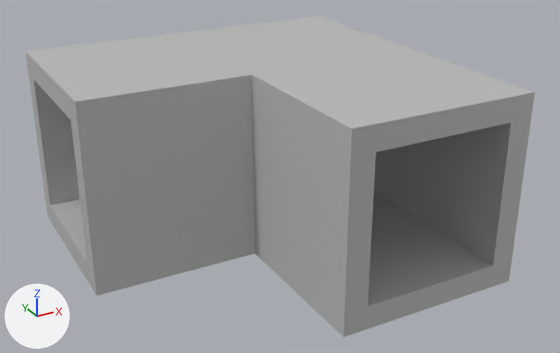
Renders of the FBX model Assets/Models/v1 basic shapes/top right hollow.fbx from each side of a commit.
Rendered twice from a 50 mm camera at (-4.14, 0.31, 4.79) aimed at (3.08, 13.43, -1.77). The lights are fixed; the arrows at lower left show +X, +Y and +Z. Where no turn or scale is listed for an object, it has been applied to the vertices.

Objects in the first picture: 'top_right_hollow'.
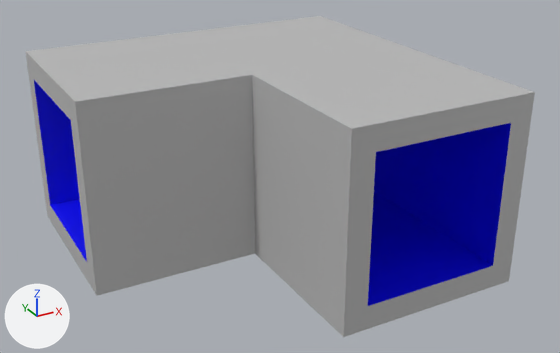
Where the newer file only moved an object's origin or applied its transform, the numbers keep the older frame.

Location of each change, (x1, y1, x2, y2) in pixels of the pictures (560 x 353 px):
part 1 of me_mesh, recoloured (grey to blue)
    both: (368, 123, 511, 306)
part 2 of me_mesh, recoloured (grey to blue)
    both: (34, 80, 87, 262)

The change, as a diff of the scene's bpy script:
```diff
--- a/Assets/Models/v1 basic shapes/top right hollow.fbx.py
+++ b/Assets/Models/v1 basic shapes/top right hollow.fbx.py
@@ mat_inside_wall @@
+mat_inside_wall = principled_material('Inside_Wall')
+mat_inside_wall.base_color = (0.0, 0.0, 1.0)  # blue #0000ff
@@ me_mesh @@
 me_mesh.from_pydata(...)  # 32 vertices, 32 faces; spans x -7.0..0.5, y 0.0..7.5, z -3.5..0.5
 # used by ob_top_right_hollow; location = (6.0, 10.0, 0.0)
+# me_mesh part 1: all 5 faces centred in x -3.0..0.0, y 1.0..3.5, z -3.0..0.0 switch from mat_lambert1 (grey #bcbcbc) to mat_inside_wall (blue #0000ff)
+# me_mesh part 2: all 4 faces centred in x -5.0..-4.97, y 4.0..7.0, z -3.0..0.0 switch from mat_lambert1 (grey #bcbcbc) to mat_inside_wall (blue #0000ff)
```
